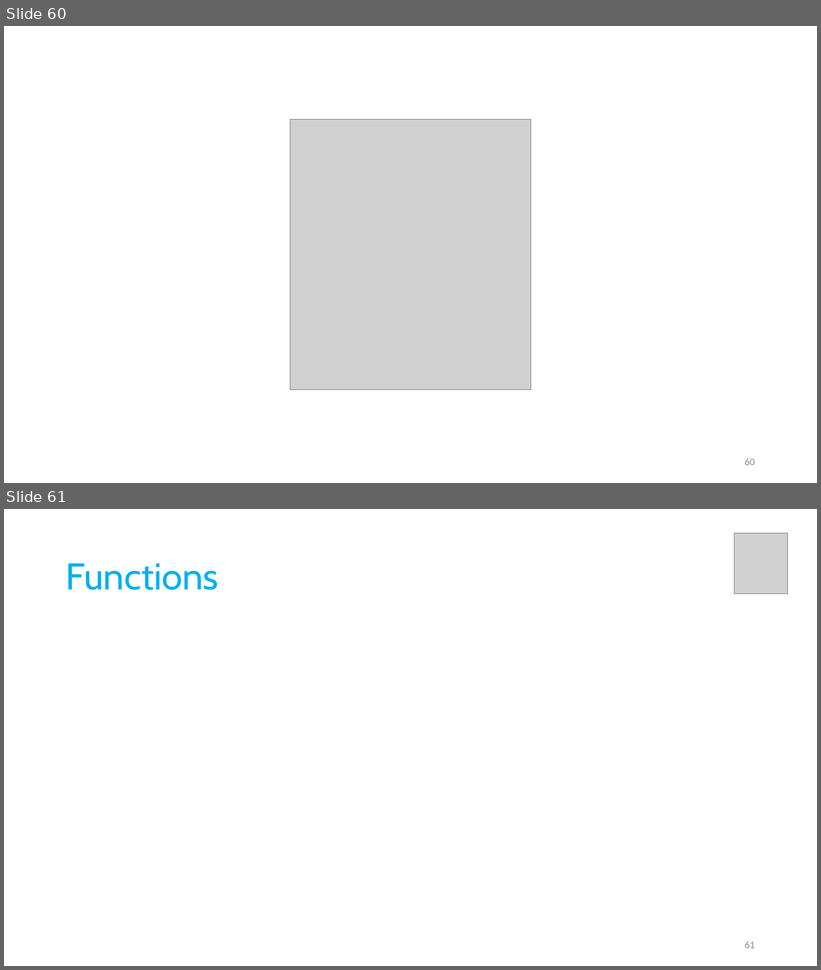
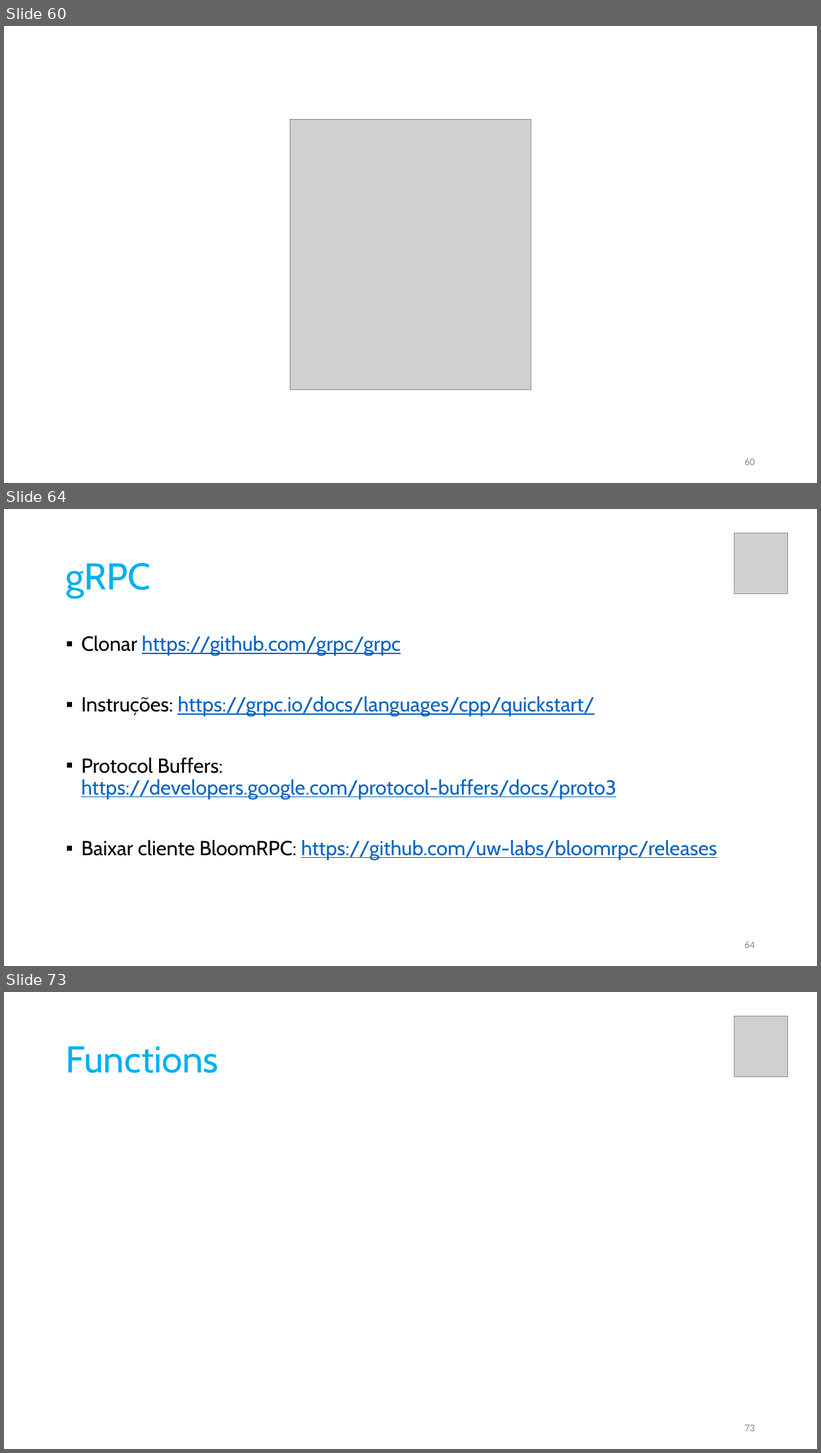
Before and after one commit to pfaco/ees_cpp, a slide deck: slides/C++.pptx. Shown one above the other, each under a label of ours: slides 60 and 61 before the commit, slides 60, 64 and 73 after it; the slides between them are not shown. The pictures are 821x970 and 821x1453 pixels, drawn with LibreOffice and Linux fonts; fonts in the diff are those of the drawing; grey boxes stand for pictures. Boxes give left, top, right and bottom in pixels: in the first picture for what was removed or moved away, otherwise in the second. Text is boxed around its words. In the diff, an @@ line names an element or a change of style, - is before the commit and + after.

```diff
--- a/slides/C++.pptx
+++ b/slides/C++.pptx
@@ slide 64 added at (4, 509, 817, 966), background #FFFFFF @@
@@ picture added at (735, 533, 789, 593) @@
@@ title added at (66, 562, 151, 598), 44 pt, text #00B0F0 @@
+gRPC
@@ text added at (81, 636, 717, 860), 24 pt, text #0563C1, underline @@
+▪ Clonar https://github.com/grpc/grpc
+▪ Instruções: https://grpc.io/docs/languages/cpp/quickstart/
+▪ Protocol Buffers: https://developers.google.com/protocol-buffers/docs/proto3
+▪ Baixar cliente BloomRPC: https://github.com/uw-labs/bloomrpc/releases
@@ page number added at (745, 941, 755, 949), 12 pt, text #8C8C8C @@
+64
@@ what was slide 61 is now slide 73 @@
@@ page number at (745, 1425, 755, 1432): text changed @@
-61
+73
```
Also in this commit, not shown: 11 other slides added, 1 other file.
